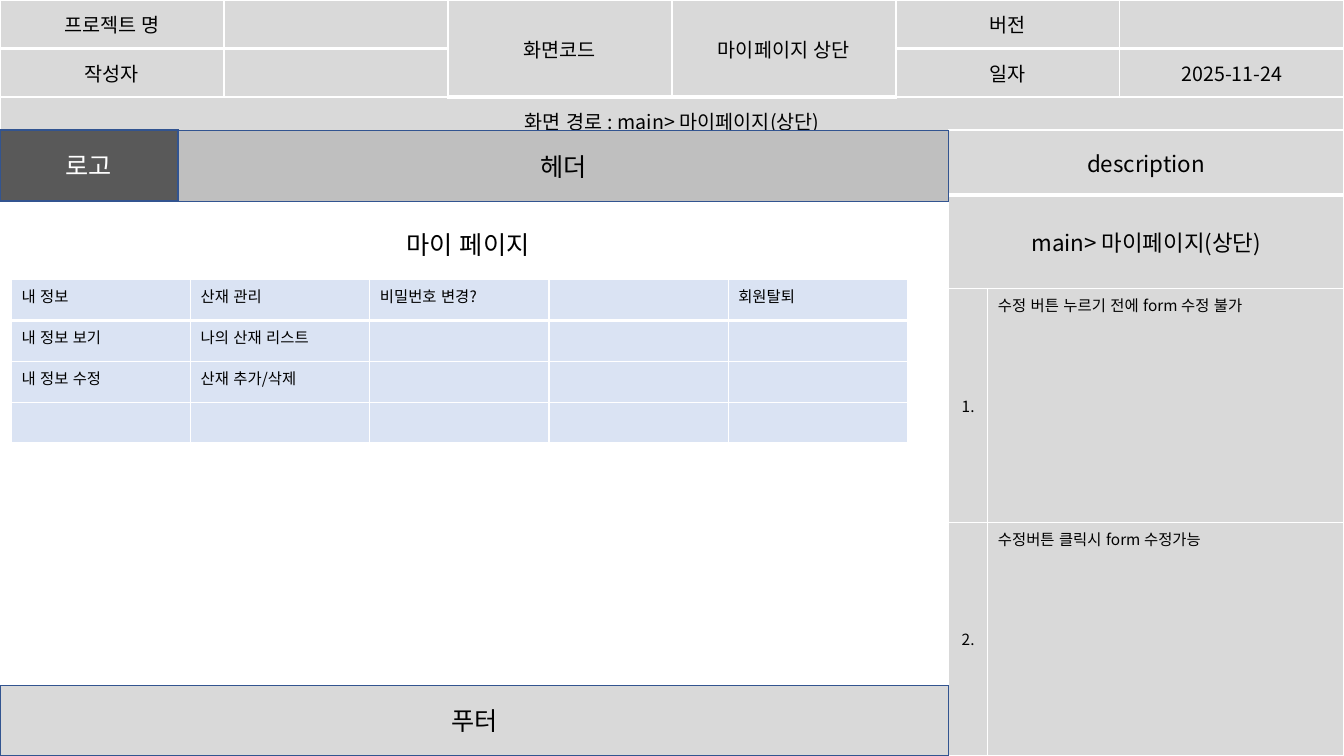
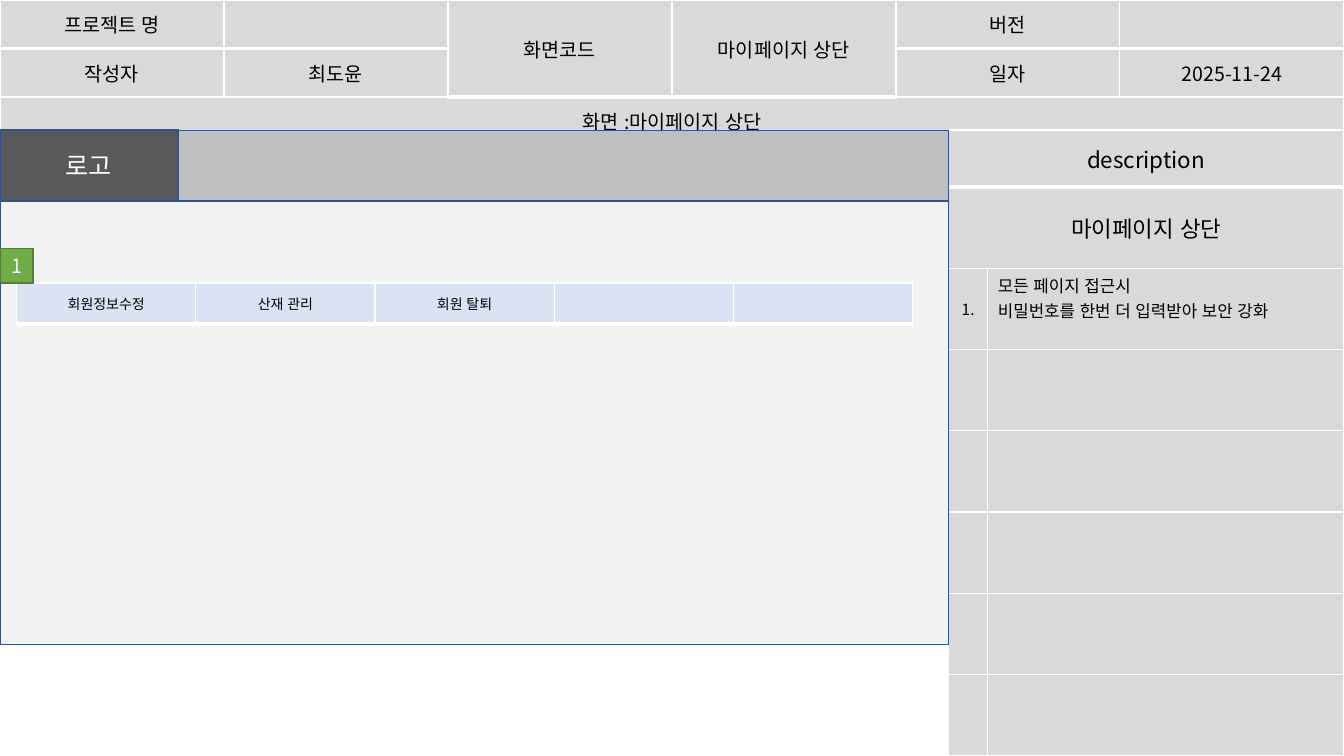
Before and after one commit to imyongchan/source, a slide deck: slide 18 of 스토리보드- 11.20/스토리보드_종합중.pptx. Drawn at 1344x756 pixels with LibreOffice and Linux fonts; fonts in the diff are those of the drawing. Boxes give left, top, right and bottom in pixels: in the first picture for what was removed or moved away, otherwise in the second. Text is boxed around its words. In the diff, an @@ line names an element or a change of style, - is before the commit and + after.

Commit message:
11/27 산재통계 수정

```diff
--- a/스토리보드- 11.20/스토리보드_종합중.pptx
+++ b/스토리보드- 11.20/스토리보드_종합중.pptx
@@ table at <box>0,0,1343,153</box> @@
-row 2, column 2: 
+row 2, column 2: 최도윤
-row 3, column 1: 화면 경로 : main> 마이페이지(상단)
+row 3, column 1: 화면 :마이페이지 상단
@@ table at <box>949,130,1344,756</box> @@
-row 2: main> 마이페이지(상단) | 
-row 3: 1. | 수정 버튼 누르기 전에 form 수정 불가
-row 4: 2. | 수정버튼 클릭시 form 수정가능
+row 2: 마이페이지 상단 | 
+row 3: 1. | 모든 페이지 접근시 / 비밀번호를 한번 더 입력받아 보안 강화
+row 4:  | 
+row 5:  | 
+row 6:  | 
+row 7:  | 
+row 8:  | 
@@ text in rectangle at <box>540,155,586,178</box>: text removed @@
-헤더
@@ rectangle added at <box>0,201,949,644</box>, fill #F2F2F2, outline #325491 1 pt @@
@@ text removed at <box>407,233,530,256</box> @@
-마이 페이지
@@ rectangle added at <box>0,248,33,282</box>, fill #70AD47, outline #538035 1 pt, 14 pt, text #FFFFFF @@
+1
@@ table removed at <box>11,279,908,443</box>, 4 rows, 5 columns @@
-내 정보 | 산재 관리 | 비밀번호 변경? |  | 회원탈퇴
-내 정보 보기 | 나의 산재 리스트 |  |  | 
-내 정보 수정 | 산재 추가/삭제 |  |  | 
- |  |  |  | 
@@ table added at <box>16,283,913,325</box>, 1 rows, 5 columns @@
+회원정보수정 | 산재 관리 | 회원 탈퇴 |  | 
@@ rectangle removed at <box>0,686,949,756</box> @@
-푸터
```
Also in this commit, not shown: 15 other slides changed, 28 slides added, 4 slides removed.
